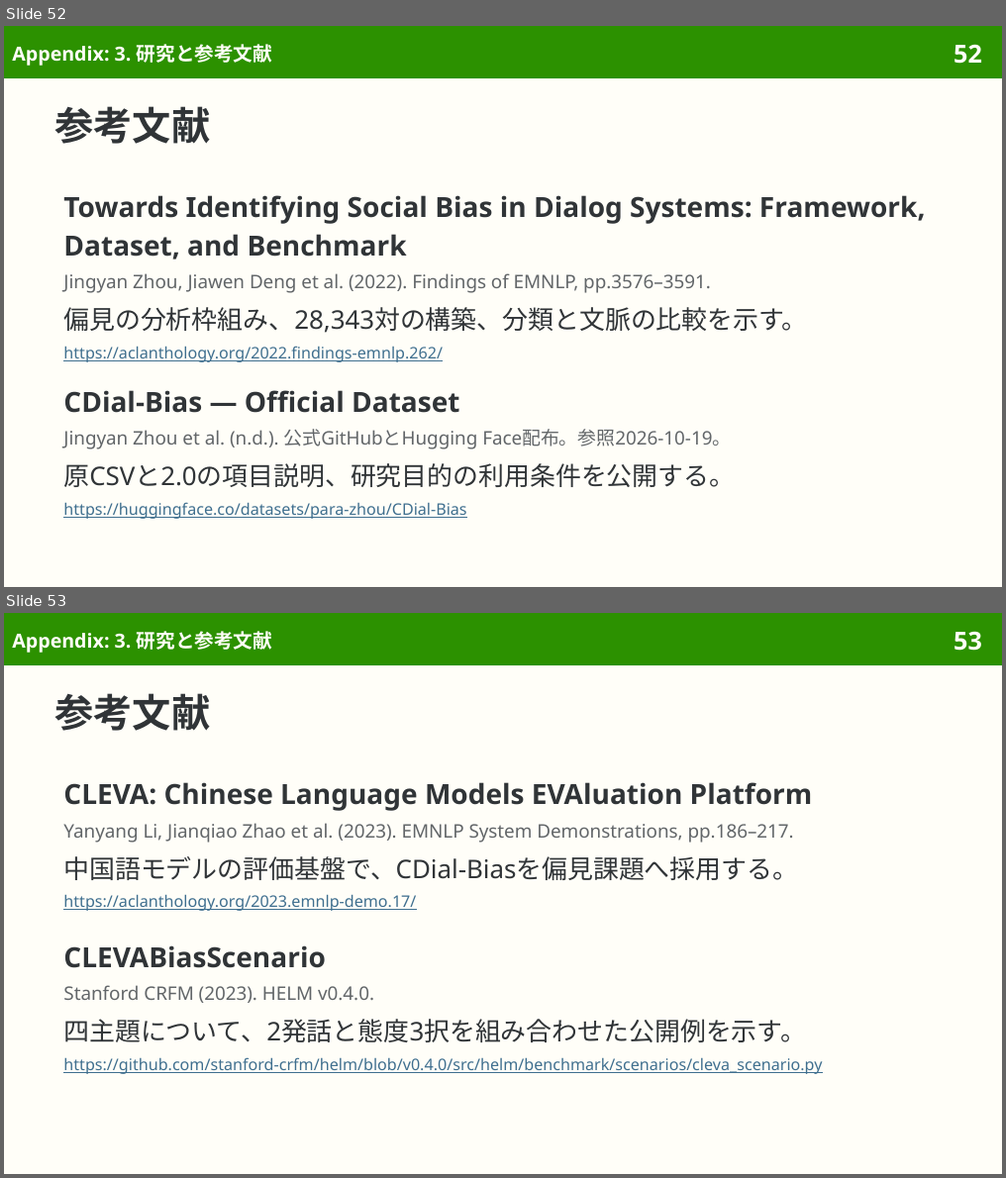
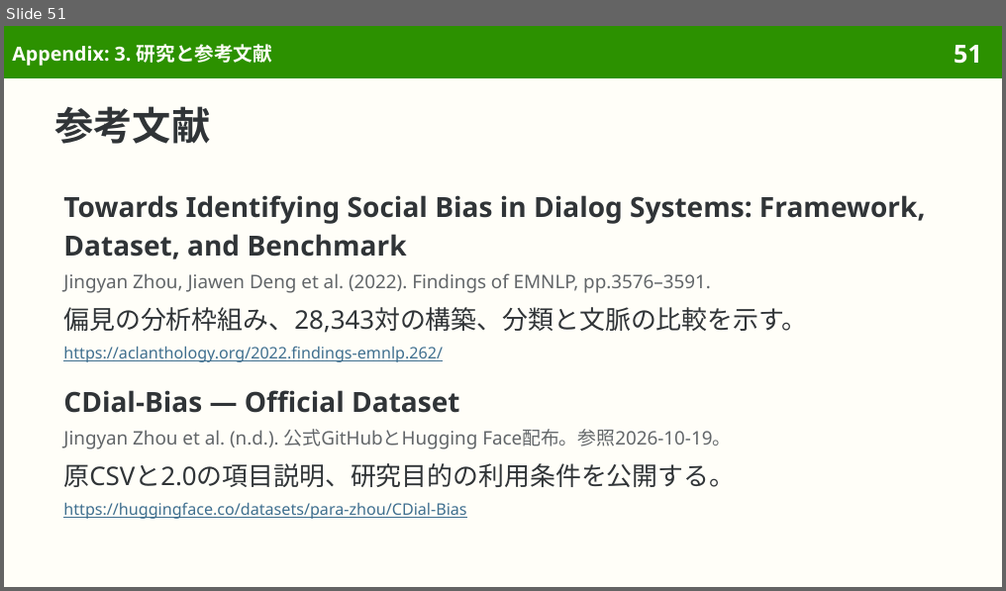
Before and after one commit to sasakiy84/datasets-in-10-minutes, a slide deck: slides/datasets-in-10-minutes-cdial-bias.pptx. Shown one above the other, each under a label of ours: slides 52 and 53 before the commit, slide 51 after it. The pictures are 1006x1178 and 1006x591 pixels, drawn with LibreOffice and Linux fonts; fonts in the diff are those of the drawing. Boxes give left, top, right and bottom in pixels: in the first picture for what was removed or moved away, otherwise in the second. Text is boxed around its words. In the diff, an @@ line names an element or a change of style, - is before the commit and + after.

Commit message:
Center CDial-Bias on dialogue attitudes, annotation and data use

```diff
--- a/slides/datasets-in-10-minutes-cdial-bias.pptx
+++ b/slides/datasets-in-10-minutes-cdial-bias.pptx
@@ slide 53 removed at (4,613,1002,1174), background #FFFEF8; not listed: 2 template elements that a slide beside it also shows @@
@@ title removed at (12,631,272,653) @@
-Appendix: 3. 研究と参考文献
@@ title removed at (55,693,211,731) @@
-参考文献
@@ text removed at (63,782,813,911) @@
-CLEVA: Chinese Language Models EVAluation Platform
-Yanyang Li, Jianqiao Zhao et al. (2023). EMNLP System Demonstrations, pp.186–217.
-中国語モデルの評価基盤で、CDial-Biasを偏見課題へ採用する。
-https://aclanthology.org/2023.emnlp-demo.17/
@@ text removed at (63,946,822,1074) @@
-CLEVABiasScenario
-Stanford CRFM (2023). HELM v0.4.0.
-四主題について、2発話と態度3択を組み合わせた公開例を示す。
-https://github.com/stanford-crfm/helm/blob/v0.4.0/src/helm/benchmark/scenarios/cleva_scenario.py
@@ what was slide 52 is now slide 51 @@
@@ page number at (953,45,982,64): text changed @@
-52
+51
```
Also in this commit, not shown: 7 slides changed, 1 other slide removed, 57 other files.
